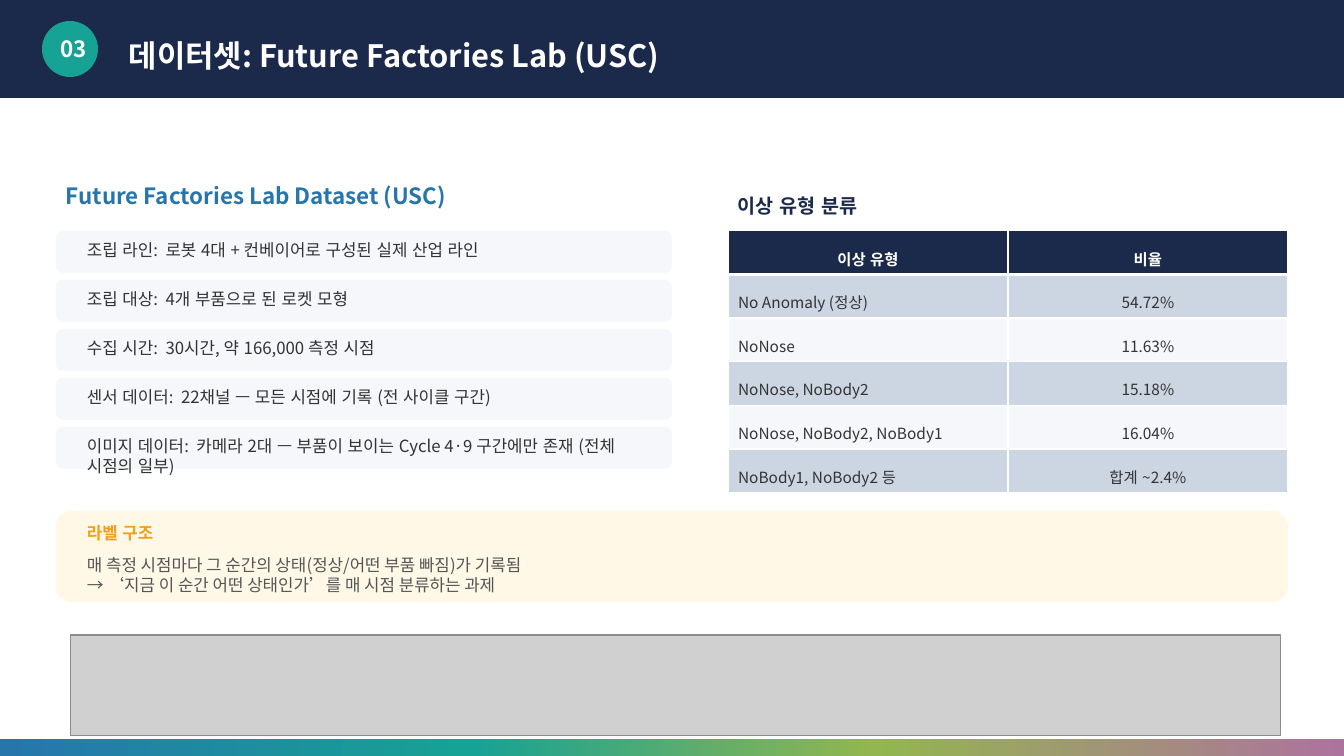
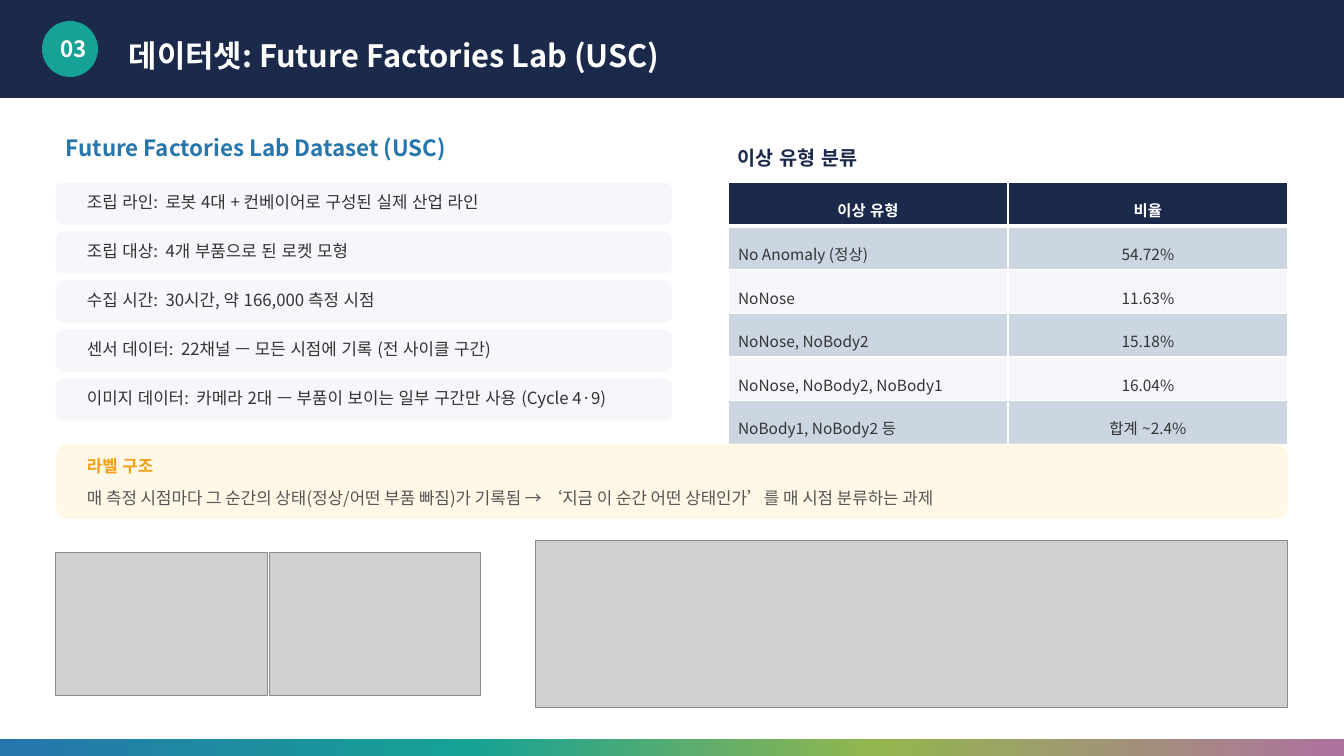
Before and after one commit to HaHyunsung/FF_Multimodal, a slide deck: slide 4 of 딥러닝응용_3조_최종발표.pptx. Drawn at 1344x756 pixels with LibreOffice and Linux fonts; fonts in the diff are those of the drawing; grey boxes stand for pictures. Boxes give left, top, right and bottom in pixels: in the first picture for what was removed or moved away, otherwise in the second. Text is boxed around its words. In the diff, an @@ line names an element or a change of style, - is before the commit and + after.

```diff
--- a/딥러닝응용_3조_최종발표.pptx
+++ b/딥러닝응용_3조_최종발표.pptx
@@ rounded rectangle: place and size @@
-rounded rectangle at (56,329,673,371)
+rounded rectangle at (56,232,673,274)
@@ 6 texts, 2 rounded rectangles, 1 table: place and size @@
-6 texts, 2 rounded rectangles, 1 table at (56,185,1289,491)
+6 texts, 2 rounded rectangles, 1 table at (56,137,1289,442)
@@ rounded rectangle: place and size @@
-rounded rectangle at (56,426,673,469)
+rounded rectangle at (56,379,673,421)
@@ text at (87,390,606,408): text changed @@
-이미지 데이터: 카메라 2대 — 부품이 보이는 Cycle 4·9 구간에만 존재 (전체 시점의 일부)
+이미지 데이터: 카메라 2대 — 부품이 보이는 일부 구간만 사용 (Cycle 4·9)
@@ rounded rectangle: place and size @@
-rounded rectangle at (56,511,1289,602)
+rounded rectangle at (56,444,1289,519)
@@ text "라벨 구조": place and size @@
-text "라벨 구조" at (87,525,153,541)
+text "라벨 구조" at (87,458,153,474)
@@ text at (87,490,933,507): text changed @@
-매 측정 시점마다 그 순간의 상태(정상/어떤 부품 빠짐)가 기록됨
-→ ‘지금 이 순간 어떤 상태인가’를 매 시점 분류하는 과제
+매 측정 시점마다 그 순간의 상태(정상/어떤 부품 빠짐)가 기록됨 → ‘지금 이 순간 어떤 상태인가’를 매 시점 분류하는 과제
@@ picture added at (56,553,268,696) @@
@@ picture added at (269,553,481,696) @@
@@ picture added at (535,541,1289,708) @@
@@ picture removed at (71,635,1280,736) @@
```
Also in this commit, not shown: 7 other slides changed.
